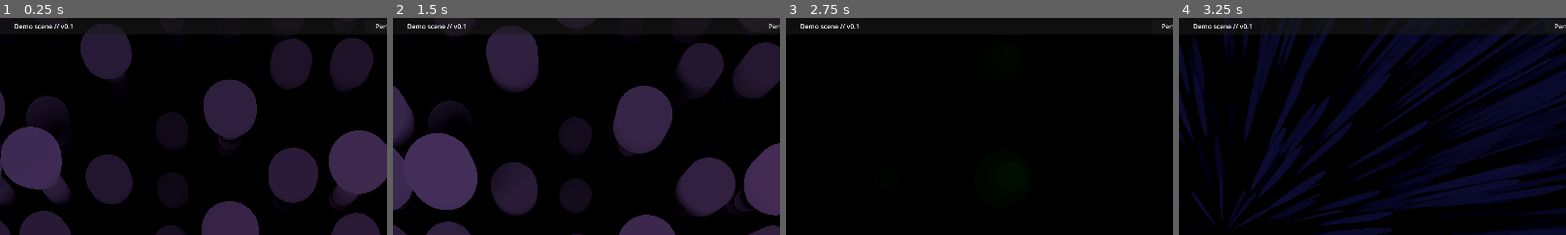
Above: before the commit, frames 1-4 (left to right).
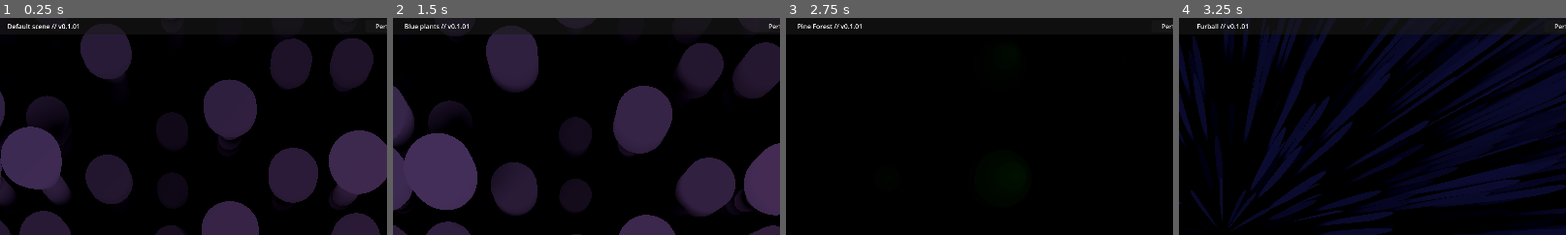
Above: after the commit, the same moments.

Repository: andras204/Shell-Texturing-Demo
Game: Godot game, scene res://main/shell_texturing_demo.tscn
Same seed, same stepped clock (60 frames per second), same inputs: the game is played once before the commit and once after it.
Inputs:
- Up to frame 1 (0.25 s): no input
- Up to frame 2 (1.5 s): click "Scenes" at 0.5 s; click "Blue plants" at 1.25 s
- Up to frame 3 (2.75 s): click "Pine forest" at 2 s
- Up to frame 4 (3.25 s): click "Furball" at 2.75 s
The pictures show only the part of the screen within x 44-94%, y 0-50%; the shares and areas given below are measured in that part.

The runs differ from the first frame. In frame 1, 0.3% of the frame differs, in the area x 2-21%, y 2-5%; in frame 2, 0.2%; in frame 3, 0.2%; in frame 4, 0.2%.

Commit message:
Update topbar label behavior

Diff:
--- a/UI/master_ui.gd
+++ b/UI/master_ui.gd
@@ -4,7 +4,10 @@
 signal pine_forest
 signal vert_ext
 
+var version = "v0.1.01"
+
 func _ready():
+	%topbar_label.text = "Default scene // " + version
 	%scenes_button.connect("button_up", toggle_scene_list)
 #	%properties_button.connect("button_up", _send_properties_clicked)
 	%perf_button.connect("button_up", toggle_perf_readout)
@@ -38,12 +41,15 @@
 
 
 func _emit_blue_plants():
+	%topbar_label.text = "Blue plants // " + version
 	emit_signal("blue_plants")
 
 
 func _emit_pine_forest():
+	%topbar_label.text = "Pine Forest // " + version
 	emit_signal("pine_forest")
 
 
 func _emit_vert_ext():
+	%topbar_label.text = "Furball // " + version
 	emit_signal("vert_ext")
--- a/UI/master_ui.tscn
+++ b/UI/master_ui.tscn
@@ -50,7 +50,8 @@
 visible = false
 layout_mode = 2
 
-[node name="Label" type="Label" parent="topbar/MarginContainer/HBoxContainer"]
+[node name="topbar_label" type="Label" parent="topbar/MarginContainer/HBoxContainer"]
+unique_name_in_owner = true
 layout_mode = 2
 size_flags_horizontal = 3
 text = "Demo scene // v0.1"
